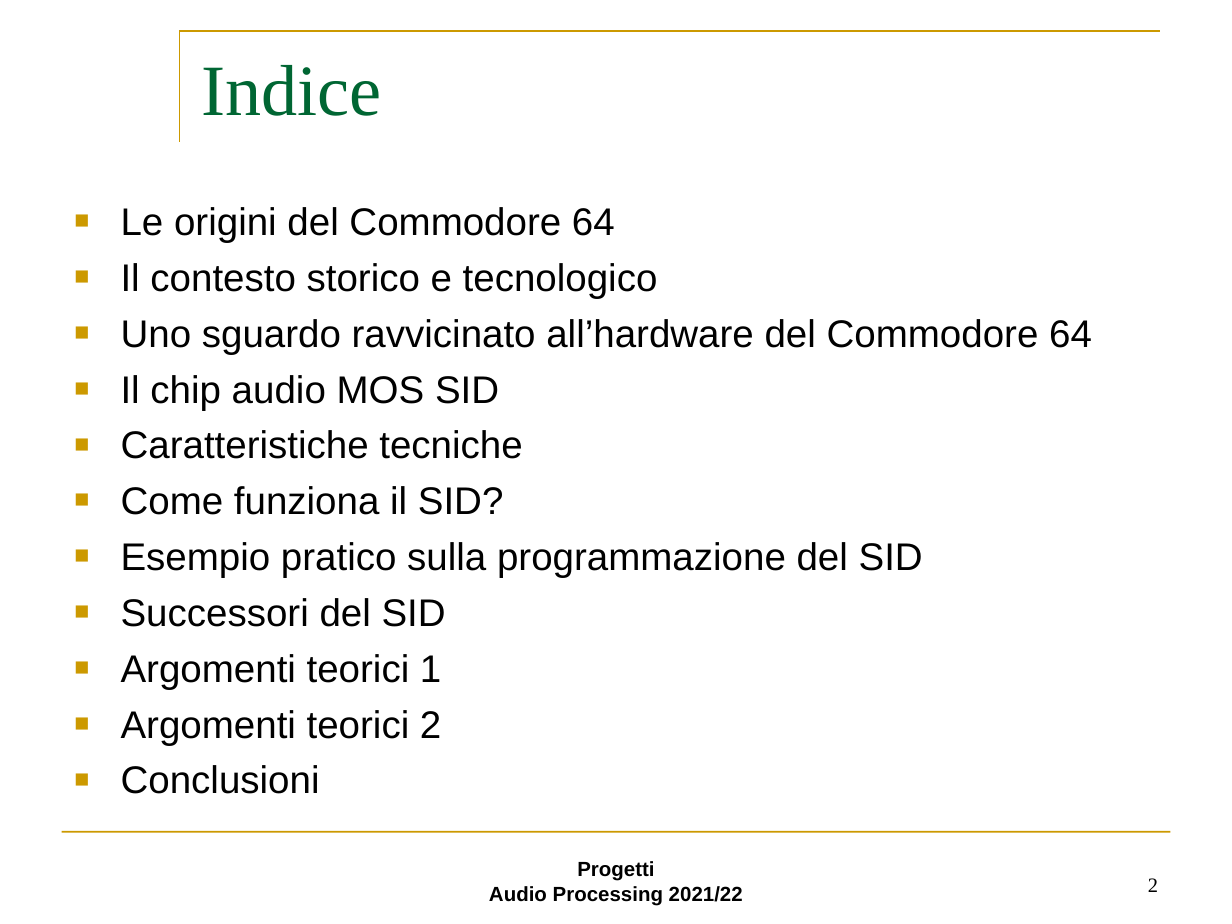
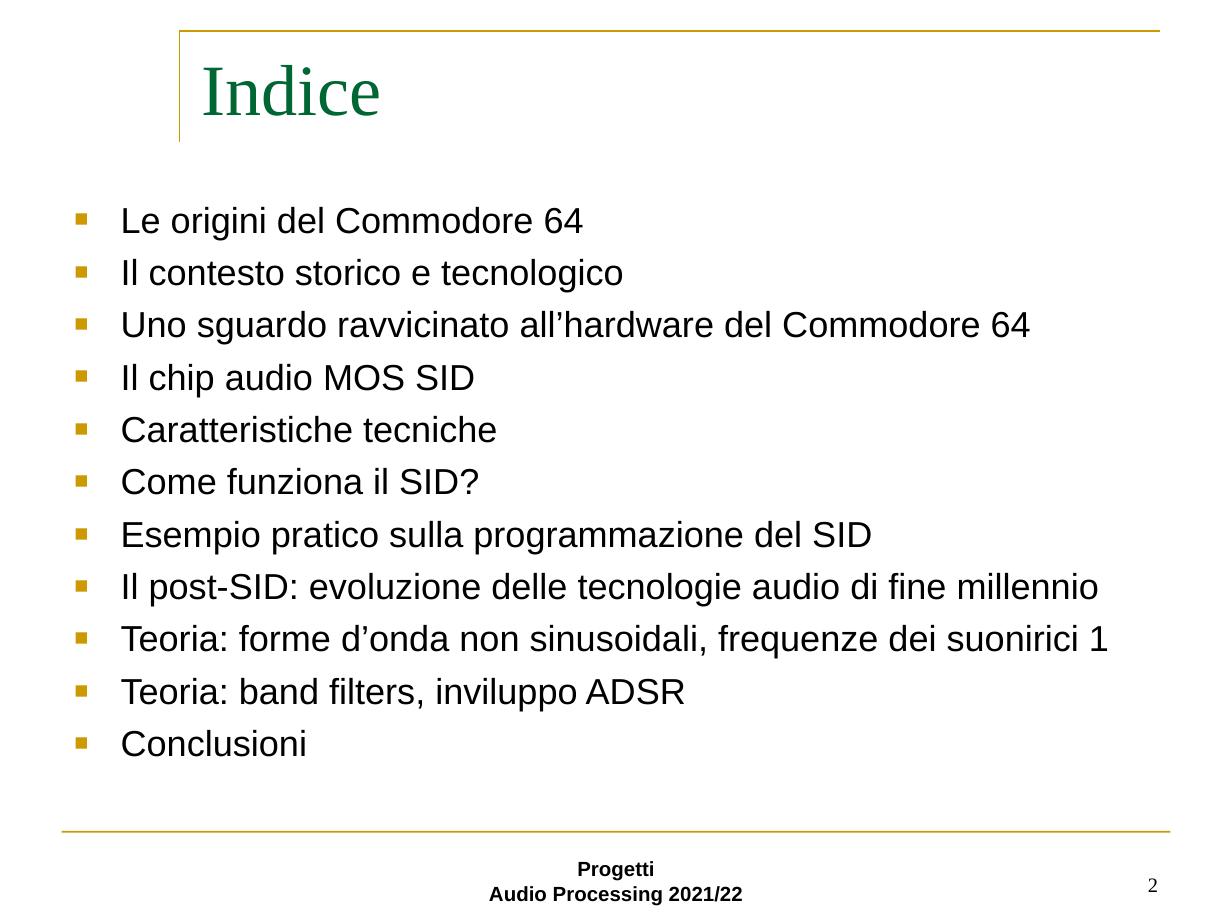
Before and after one commit to Gallo00/Progetto-AUDIO, a slide deck: slide 2 of step3.ppt. Drawn at 1232x924 pixels with LibreOffice and Linux fonts; fonts in the diff are those of the drawing; background and template pictures are left out. Boxes give left, top, right and bottom in pixels: in the first picture for what was removed or moved away, otherwise in the second. Text is boxed around its words. In the diff, an @@ line names an element or a change of style, - is before the commit and + after.

Commit message:
fine step3

```diff
--- a/step3.ppt
+++ b/step3.ppt
@@ text at box(121, 207, 1031, 757): size 32 to 30 pt in "Le origini del Commodore 64", "Il contesto storico e tecnologico", "Uno sguardo ravvicinato all’hardware del Commodore 64", "Il chip audio MOS SID" and 4 more places @@
@@ text at box(121, 573, 1109, 711): text changed; size 32 to 30 pt @@
-■ Successori del SID
-■ Argomenti teorici 1
-■ Argomenti teorici 2
+■ Il post-SID: evoluzione delle tecnologie audio di fine millennio
+■ Teoria: forme d’onda non sinusoidali, frequenze dei suonirici 1
+■ Teoria: band filters, inviluppo ADSR
```
Also in this commit, not shown: 3 other slides changed, 1 other file.
